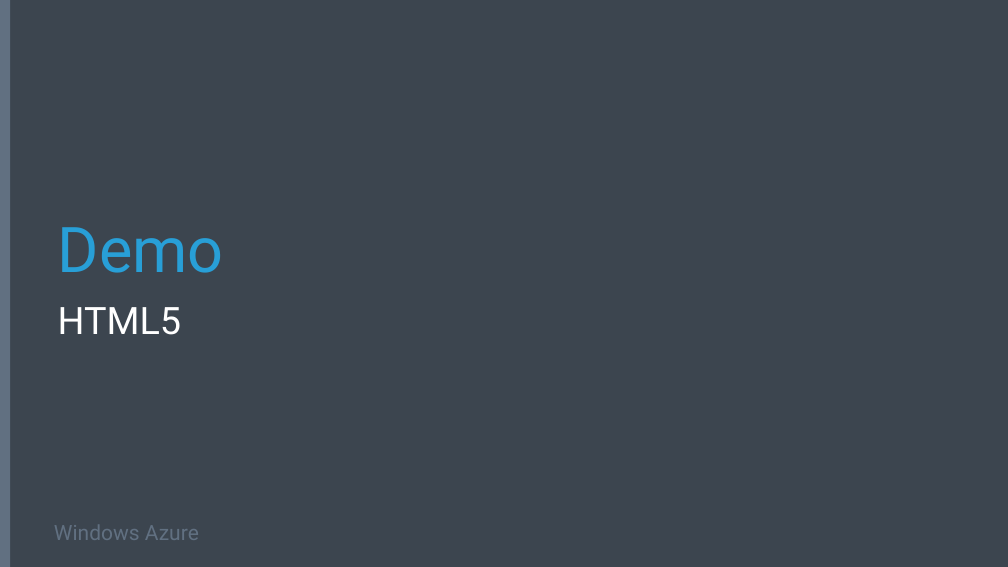
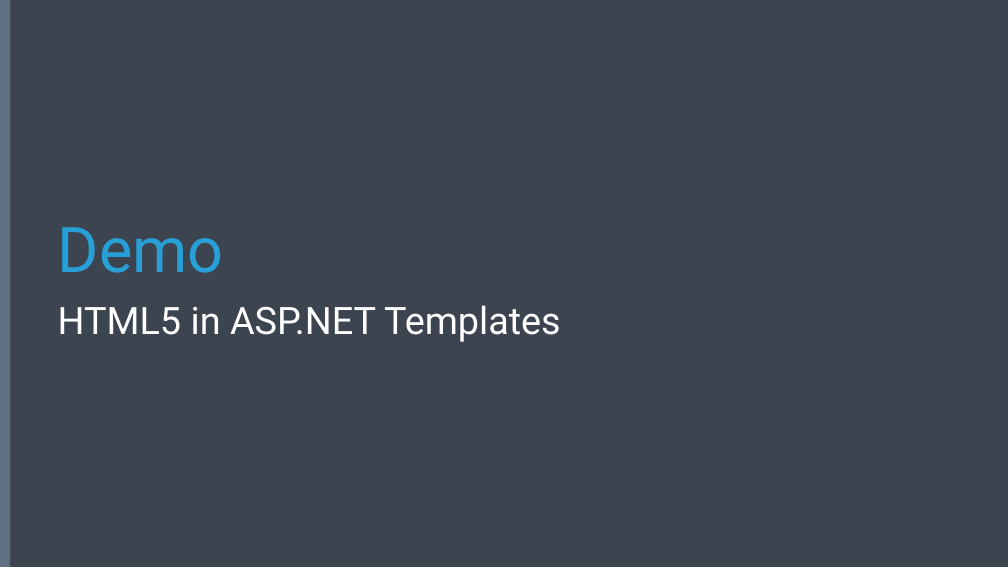
Before and after one commit to Microsoft-Web/DECK-Modern-Web-Front-Ends, a slide deck: slide 14 of 4-Modern-web-front-ends.pptx (slide 11 before the commit). Drawn at 1008x567 pixels with LibreOffice and Linux fonts; fonts in the diff are those of the drawing; background and template pictures are left out. Boxes give left, top, right and bottom in pixels: in the first picture for what was removed or moved away, otherwise in the second. Text is boxed around its words. In the diff, an @@ line names an element or a change of style, - is before the commit and + after.

```diff
--- a/4-Modern-web-front-ends.pptx
+++ b/4-Modern-web-front-ends.pptx
@@ subtitle at [58,305,561,342]: text changed @@
-HTML5
+HTML5 in ASP.NET Templates
@@ text removed at [54,525,199,540] @@
-Windows Azure
```
Also in this commit, not shown: 26 other slides changed, 6 slides added, 1 slide removed.
